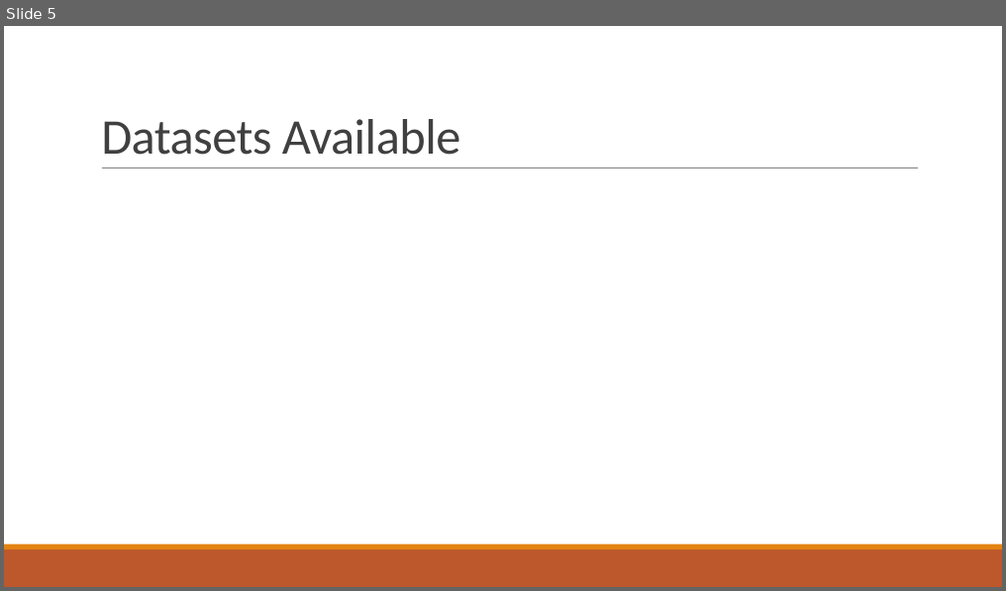
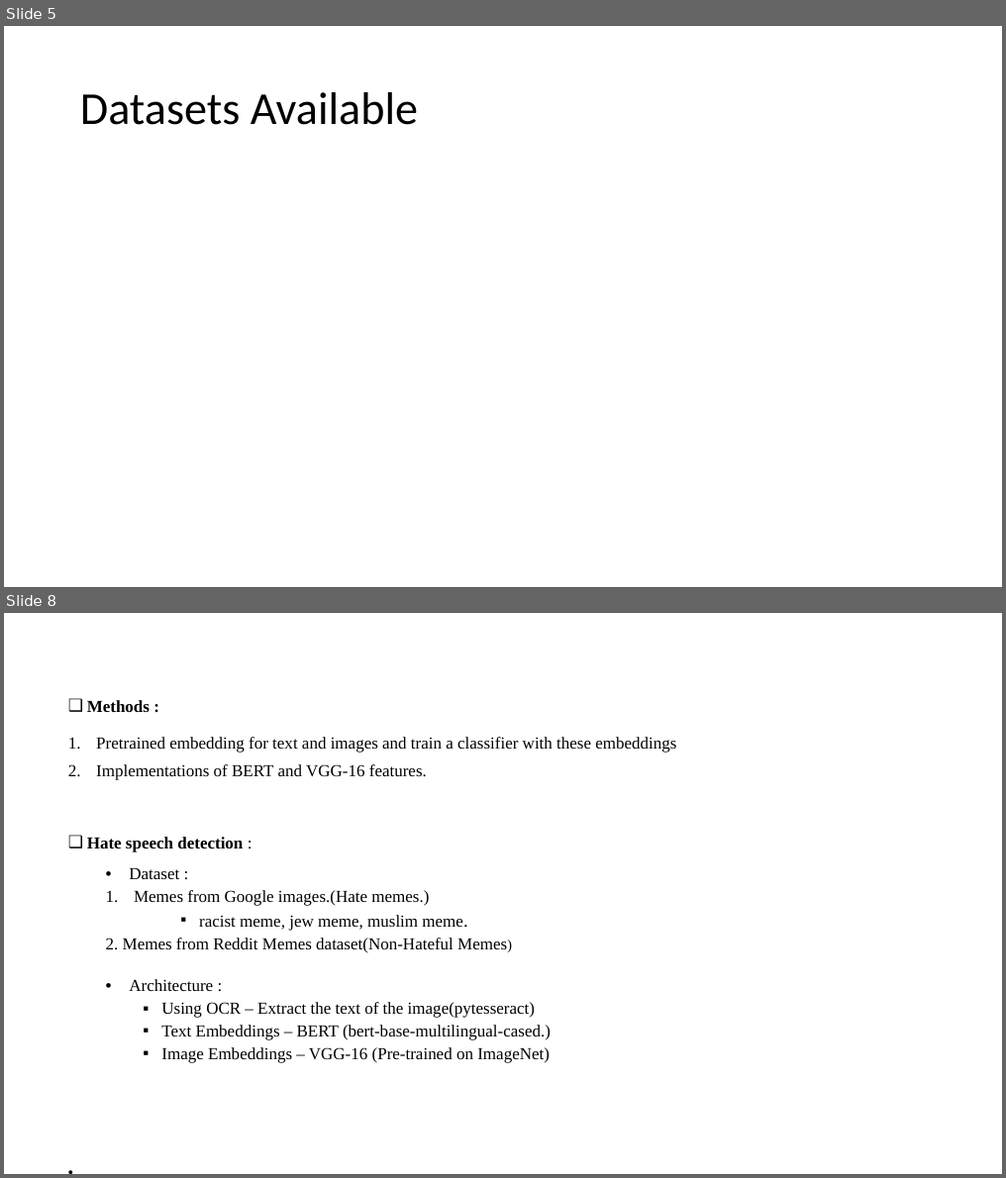
Before and after one commit to VarunBohara/Mini-Project-Documents, a slide deck: Literature Survey.pptx. Shown one above the other, each under a label of ours: slide 5 before the commit, slides 5 and 8 after it; the slides between them are not shown. The pictures are 1006x591 and 1006x1178 pixels, drawn with LibreOffice and Linux fonts; fonts in the diff are those of the drawing. Boxes give left, top, right and bottom in pixels: in the first picture for what was removed or moved away, otherwise in the second. Text is boxed around its words. In the diff, an @@ line names an element or a change of style, - is before the commit and + after.

```diff
--- a/Literature Survey.pptx
+++ b/Literature Survey.pptx
@@ slide 8 added at [4,613,1002,1174], background #FFFFFF @@
@@ text added at [87,700,676,1063], 16.1 pt, text #000000 @@
+❑ Methods :
+1. Pretrained embedding for text and images and train a classifier with these embeddings
+2. Implementations of BERT and VGG-16 features.
+❑ Hate speech detection :
+  • Dataset :
+  1. Memes from Google images.(Hate memes.)
+      ▪ racist meme, jew meme, muslim meme.
+  2. Memes from Reddit Memes dataset(Non-Hateful Memes)
+  • Architecture :
+    ▪ Using OCR – Extract the text of the image(pytesseract)
+    ▪ Text Embeddings – BERT (bert-base-multilingual-cased.)
+    ▪ Image Embeddings – VGG-16 (Pre-trained on ImageNet)
@@ slide 5 changed as well @@
@@ title "Datasets Available": place and size @@
-title "Datasets Available" at [101,119,460,155]
+title "Datasets Available" at [80,92,418,125]
@@ title "Datasets Available" at [80,92,418,125]: size 48 to 44 pt, text colour #404040 to #000000, letter spacing -0.5 to 0 pt; line spacing 0.85 to 0.9; vertical alignment bottom to middle @@
@@ line removed from (102, 169) to (918, 169) @@
@@ rectangle removed at [4,550,1002,587] @@
@@ rectangle removed at [4,545,1002,550] @@
```
Also in this commit, not shown: 4 other slides changed, 13 other slides added, 2 slides removed.
